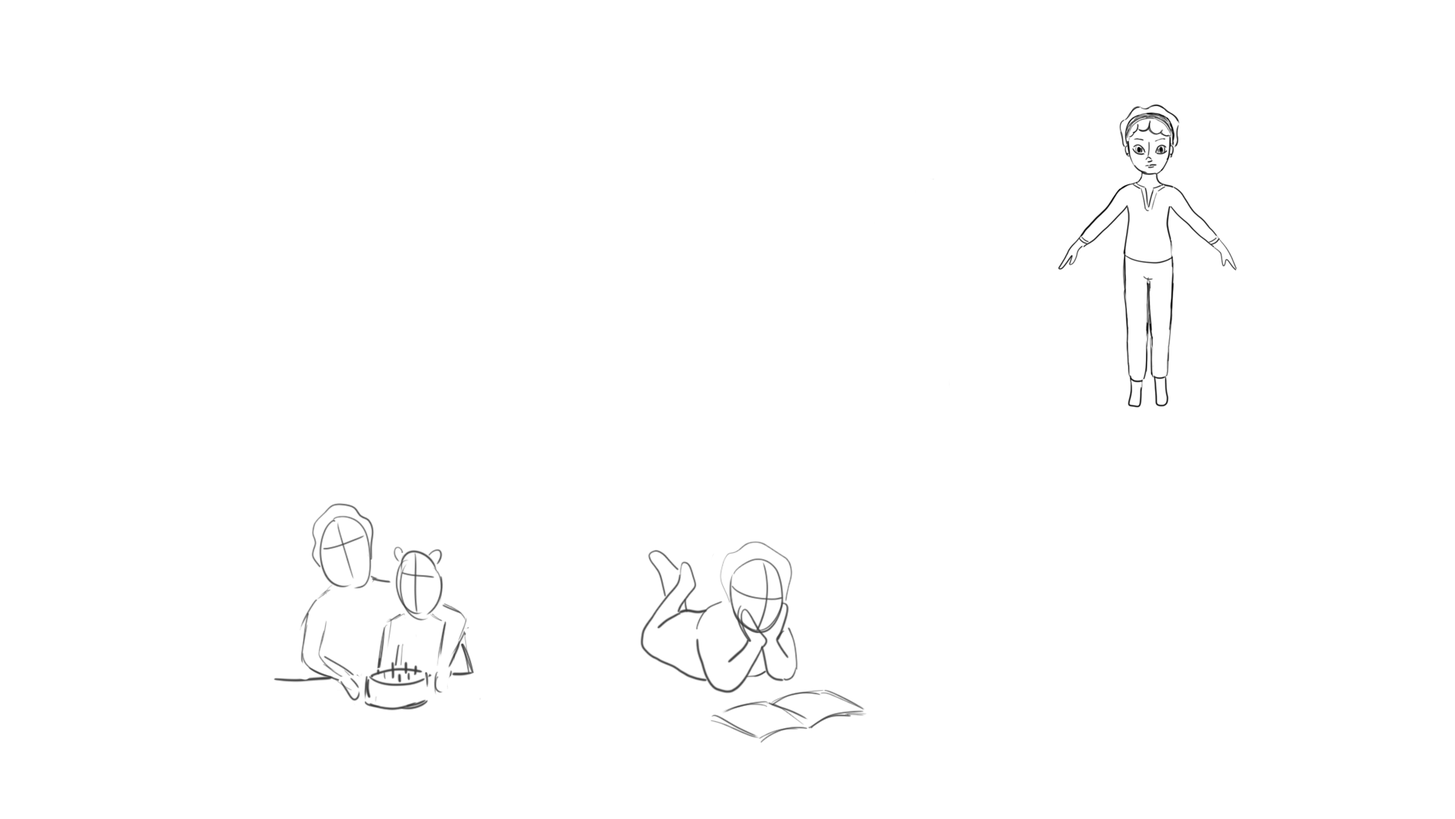
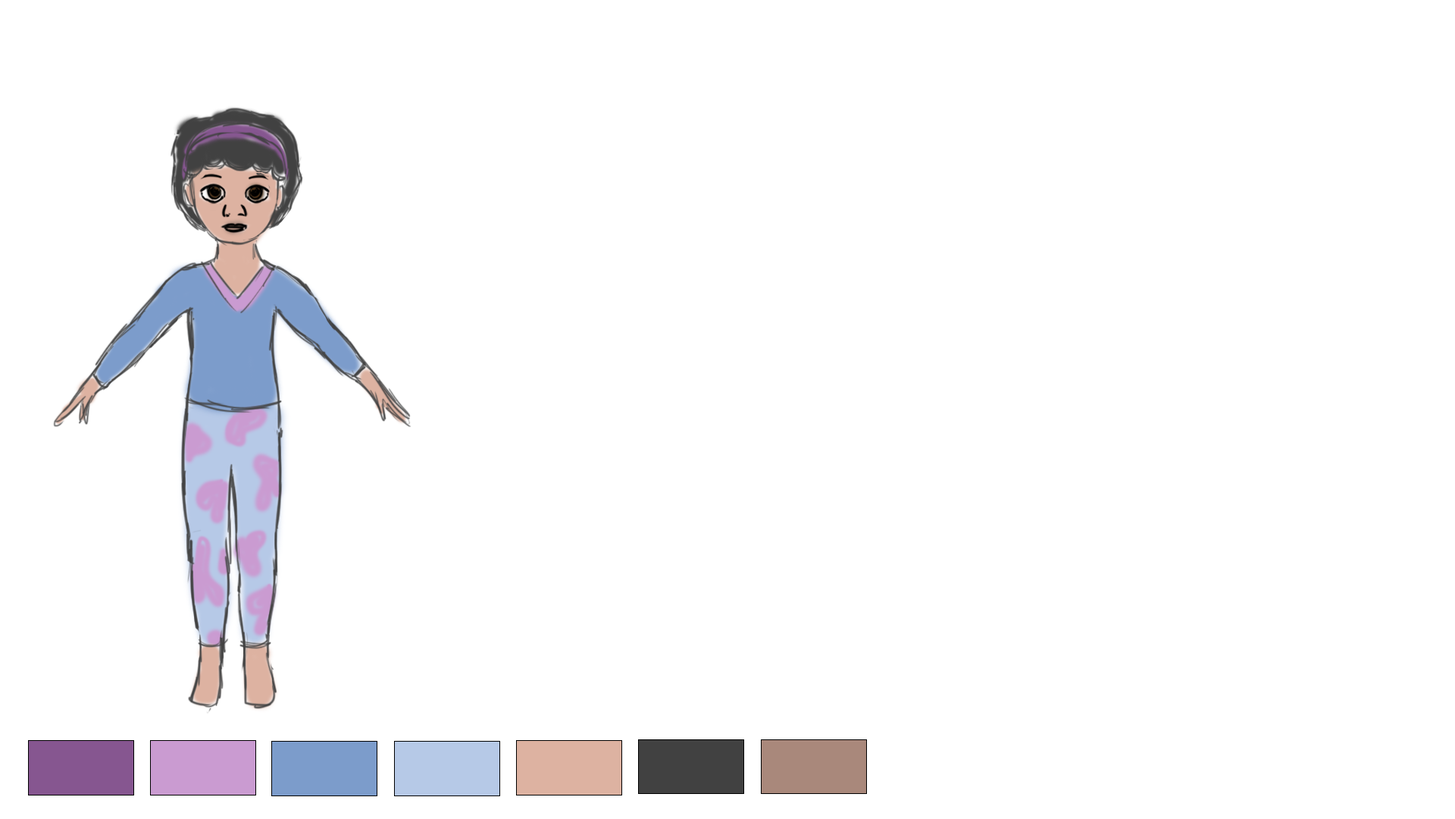
Revision of a layered w=1455, h=819 image; what changed, layer by layer:
added group "Group 1" with 7 layers above "Layer 10" over [28, 739, 868, 796]
added layer "Rectangle 2" (1st of 2, in "Group 1") in group "Group 1" over [761, 739, 868, 794]
added layer "Rectangle 2" (2nd of 2, in "Group 1") in group "Group 1" over [638, 739, 745, 794]
added layer "Rectangle 1" (1st of 5, in "Group 1") in group "Group 1" over [150, 739, 257, 796]
added layer "Rectangle 1" (2nd of 5, in "Group 1") in group "Group 1" over [28, 739, 135, 796]
added layer "Rectangle 1" (3rd of 5, in "Group 1") in group "Group 1" over [394, 740, 501, 796]
added layer "Rectangle 1" (4th of 5, in "Group 1") in group "Group 1" over [271, 740, 378, 796]
added layer "Rectangle 1" (5th of 5, in "Group 1") in group "Group 1" over [516, 739, 623, 796]
added layer "Layer 10" above "Layer 11" over [53, 107, 412, 714]
added layer "Layer 11" above "Alice" over [53, 106, 409, 714]
hid "Layer 6" over [272, 502, 868, 744]
hid "Layer 4", opacity 100% → 34%, painted on it over [53, 103, 1238, 715]
